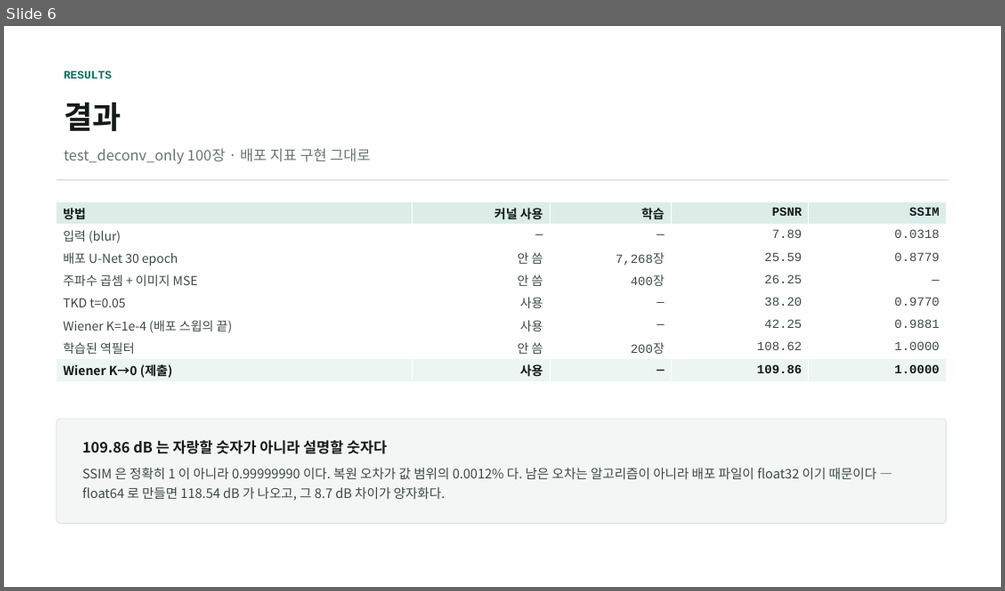
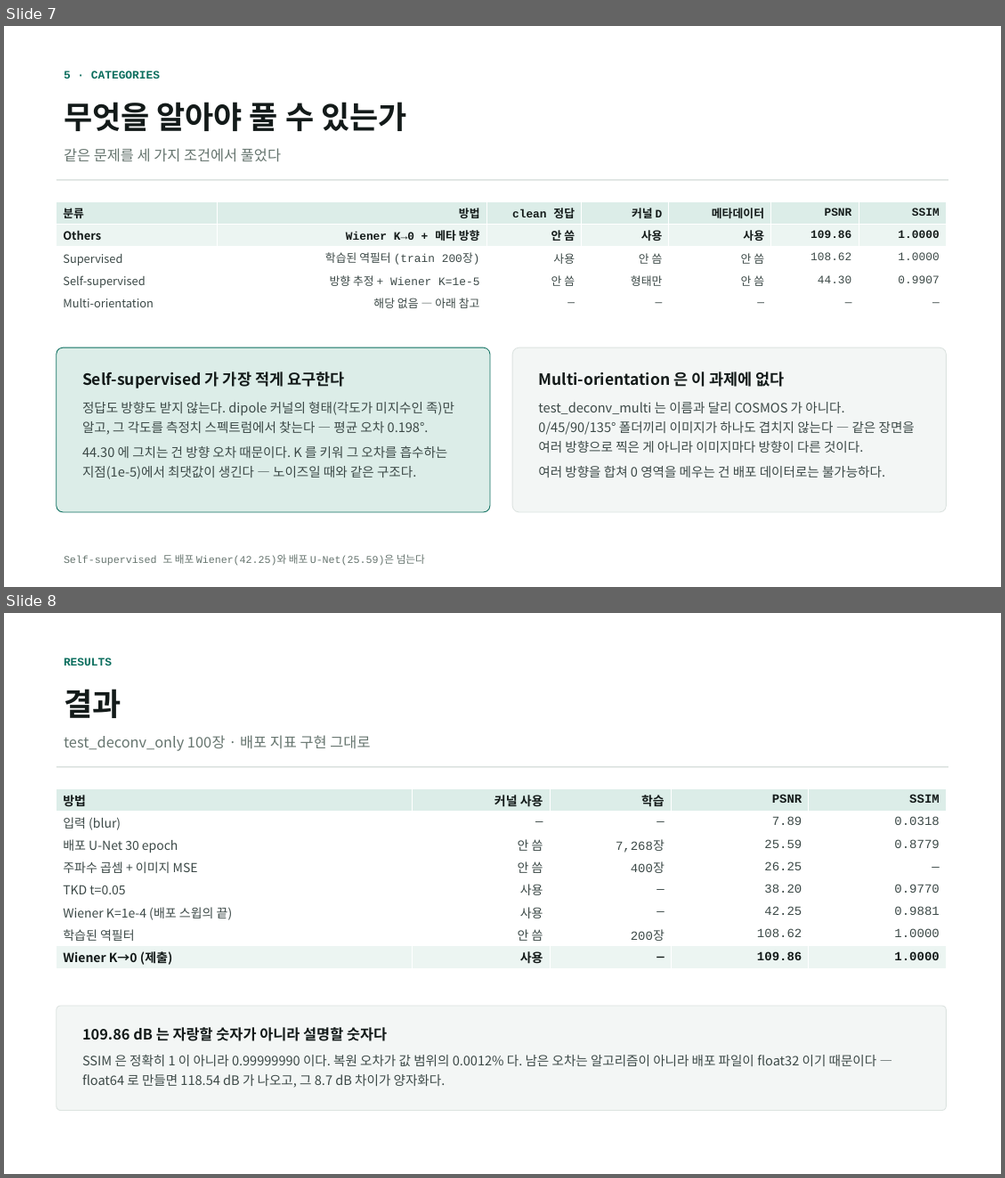
Before and after one commit to kithhooni-commits/ds-practice, a slide deck: 실습5/실습5_deconvolution_발표.pptx. Shown one above the other, each under a label of ours: slide 6 before the commit, slides 7 and 8 after it. The pictures are 1005x591 and 1005x1178 pixels, drawn with LibreOffice and Linux fonts; fonts in the diff are those of the drawing. Boxes give left, top, right and bottom in pixels: in the first picture for what was removed or moved away, otherwise in the second. Text is boxed around its words. In the diff, an @@ line names an element or a change of style, - is before the commit and + after.

```diff
--- a/실습5/실습5_deconvolution_발표.pptx
+++ b/실습5/실습5_deconvolution_발표.pptx
@@ slide 7 added at <box>4,26,1001,587</box>, background #FFFFFF @@
@@ text added at <box>64,70,160,79</box>, 11 pt, text #0B6E5E, bold @@
+5 · CATEGORIES
@@ text added at <box>64,102,407,131</box>, 30 pt, text #131A19, bold @@
+무엇을 알아야 풀 수 있는가
@@ text added at <box>64,148,281,162</box>, 14 pt, text #66756F @@
+같은 문제를 세 가지 조건에서 풀었다
@@ rectangle added at <box>57,179,948,181</box>, fill #DCE3E0 @@
@@ table added at <box>57,201,947,313</box>, 5 rows, 7 columns @@
+분류 | 방법 | clean 정답 | 커널 D | 메타데이터 | PSNR | SSIM
+Others | Wiener K→0 + 메타 방향 | 안 씀 | 사용 | 사용 | 109.86 | 1.0000
+Supervised | 학습된 역필터 (train 200장) | 사용 | 안 씀 | 안 씀 | 108.62 | 1.0000
+Self-supervised | 방향 추정 + Wiener K=1e-5 | 안 씀 | 형태만 | 안 씀 | 44.30 | 0.9907
+Multi-orientation | 해당 없음 — 아래 참고 | — | — | — | — | —
@@ rounded rectangle added at <box>57,347,490,512</box>, fill #DCEDE8, outline #0B6E5E 0.75 pt @@
@@ text added at <box>82,371,454,479</box>, 12.5 pt, text #3C4947 @@
+Self-supervised 가 가장 적게 요구한다
+정답도 방향도 받지 않는다. dipole 커널의 형태(각도가 미지수인 족)만 알고, 그 각도를 측정치 스펙트럼에서 찾는다 — 평균 오차 0.198°.
+44.30 에 그치는 건 방향 오차 때문이다. K 를 키워 그 오차를 흡수하는 지점(1e-5)에서 최댓값이 생긴다 — 노이즈일 때와 같은 구조다.
@@ rounded rectangle added at <box>512,347,947,512</box>, fill #F3F6F5, outline #DCE3E0 0.75 pt @@
@@ text added at <box>538,371,914,477</box>, 12.5 pt, text #3C4947 @@
+Multi-orientation 은 이 과제에 없다
+test_deconv_multi 는 이름과 달리 COSMOS 가 아니다. 0/45/90/135° 폴더끼리 이미지가 하나도 겹치지 않는다 — 같은 장면을 여러 방향으로 찍은 게 아니라 이미지마다 방향이 다른 것이다.
+여러 방향을 합쳐 0 영역을 메우는 건 배포 데이터로는 불가능하다.
@@ text added at <box>64,554,425,565</box>, 10 pt, text #66756F @@
+Self-supervised 도 배포 Wiener(42.25)와 배포 U-Net(25.59)은 넘는다
@@ what was slide 6 is now slide 8 @@
```
Also in this commit, not shown: 1 other slide added, 1 other file.
